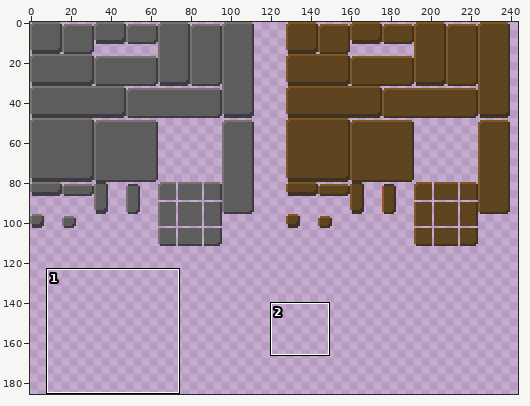
Pixel-art file: Sprites Projects/ui.tilemap.aseprite. The picture above shows the old version from afar; the outline marks the close-up.
Close-up. Earlier state:
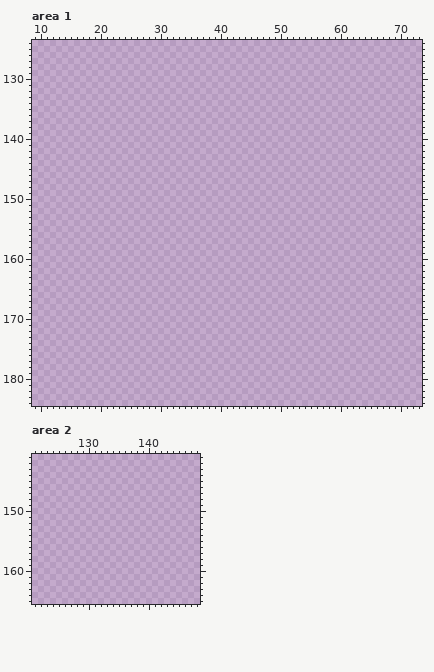
256x256 pixels, 1 frame. Shown: area 1: x 9..73, y 124..184; area 2: x 121..148, y 141..165. The wide view leaves out empty margins.
And afterwards:
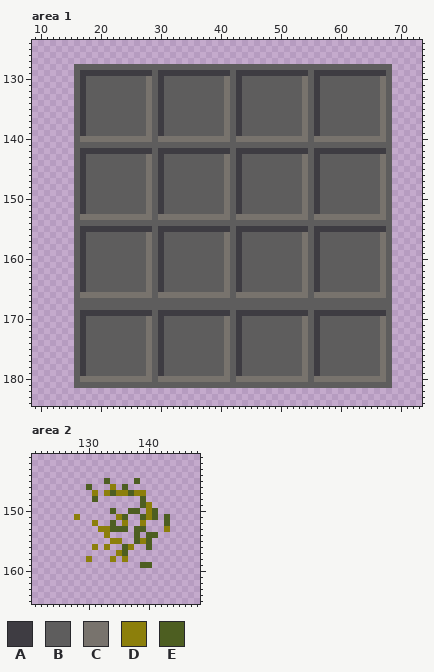
Palette (. is transparent): A #3e3c42  B #5e5d5d  C #78736d  D #8c7f0b  E #4d5e21
Change:
--- area 1
@@ x 9..73 @@
 127 .................................................................
-128 .................................................................
-129 .................................................................
-130 .................................................................
-131 .................................................................
-132 .................................................................
-133 .................................................................
-134 .................................................................
-135 .................................................................
-136 .................................................................
-137 .................................................................
-138 .................................................................
-139 .................................................................
-140 .................................................................
-141 .................................................................
-142 .................................................................
-143 .................................................................
-144 .................................................................
-145 .................................................................
-146 .................................................................
-147 .................................................................
-148 .................................................................
-149 .................................................................
-150 .................................................................
-151 .................................................................
-152 .................................................................
-153 .................................................................
-154 .................................................................
-155 .................................................................
-156 .................................................................
-157 .................................................................
-158 .................................................................
-159 .................................................................
-160 .................................................................
-161 .................................................................
-162 .................................................................
-163 .................................................................
-164 .................................................................
-165 .................................................................
-166 .................................................................
-167 .................................................................
-168 .................................................................
-169 .................................................................
-170 .................................................................
-171 .................................................................
-172 .................................................................
-173 .................................................................
-174 .................................................................
-175 .................................................................
-176 .................................................................
-177 .................................................................
-178 .................................................................
-179 .................................................................
-180 .................................................................
-181 .................................................................
+128 .......BBBBBBBBBBBBBBBBBBBBBBBBBBBBBBBBBBBBBBBBBBBBBBBBBBBBB.....
+129 .......BAAAAAAAAAAAABAAAAAAAAAAAABAAAAAAAAAAAABAAAAAAAAAAAAB.....
+130 .......BABBBBBBBBBBCBABBBBBBBBBBCBABBBBBBBBBBCBABBBBBBBBBBCB.....
+131 .......BABBBBBBBBBBCBABBBBBBBBBBCBABBBBBBBBBBCBABBBBBBBBBBCB.....
+132 .......BABBBBBBBBBBCBABBBBBBBBBBCBABBBBBBBBBBCBABBBBBBBBBBCB.....
+133 .......BABBBBBBBBBBCBABBBBBBBBBBCBABBBBBBBBBBCBABBBBBBBBBBCB.....
+134 .......BABBBBBBBBBBCBABBBBBBBBBBCBABBBBBBBBBBCBABBBBBBBBBBCB.....
+135 .......BABBBBBBBBBBCBABBBBBBBBBBCBABBBBBBBBBBCBABBBBBBBBBBCB.....
+136 .......BABBBBBBBBBBCBABBBBBBBBBBCBABBBBBBBBBBCBABBBBBBBBBBCB.....
+137 .......BABBBBBBBBBBCBABBBBBBBBBBCBABBBBBBBBBBCBABBBBBBBBBBCB.....
+138 .......BABBBBBBBBBBCBABBBBBBBBBBCBABBBBBBBBBBCBABBBBBBBBBBCB.....
+139 .......BABBBBBBBBBBCBABBBBBBBBBBCBABBBBBBBBBBCBABBBBBBBBBBCB.....
+140 .......BCCCCCCCCCCCCBCCCCCCCCCCCCBCCCCCCCCCCCCBCCCCCCCCCCCCB.....
+141 .......BBBBBBBBBBBBBBBBBBBBBBBBBBBBBBBBBBBBBBBBBBBBBBBBBBBBB.....
+142 .......BAAAAAAAAAAAABAAAAAAAAAAAABAAAAAAAAAAAABAAAAAAAAAAAAB.....
+143 .......BABBBBBBBBBBCBABBBBBBBBBBCBABBBBBBBBBBCBABBBBBBBBBBCB.....
+144 .......BABBBBBBBBBBCBABBBBBBBBBBCBABBBBBBBBBBCBABBBBBBBBBBCB.....
+145 .......BABBBBBBBBBBCBABBBBBBBBBBCBABBBBBBBBBBCBABBBBBBBBBBCB.....
+146 .......BABBBBBBBBBBCBABBBBBBBBBBCBABBBBBBBBBBCBABBBBBBBBBBCB.....
+147 .......BABBBBBBBBBBCBABBBBBBBBBBCBABBBBBBBBBBCBABBBBBBBBBBCB.....
+148 .......BABBBBBBBBBBCBABBBBBBBBBBCBABBBBBBBBBBCBABBBBBBBBBBCB.....
+149 .......BABBBBBBBBBBCBABBBBBBBBBBCBABBBBBBBBBBCBABBBBBBBBBBCB.....
+150 .......BABBBBBBBBBBCBABBBBBBBBBBCBABBBBBBBBBBCBABBBBBBBBBBCB.....
+151 .......BABBBBBBBBBBCBABBBBBBBBBBCBABBBBBBBBBBCBABBBBBBBBBBCB.....
+152 .......BABBBBBBBBBBCBABBBBBBBBBBCBABBBBBBBBBBCBABBBBBBBBBBCB.....
+153 .......BCCCCCCCCCCCCBCCCCCCCCCCCCBCCCCCCCCCCCCBCCCCCCCCCCCCB.....
+154 .......BBBBBBBBBBBBBBBBBBBBBBBBBBBBBBBBBBBBBBBBBBBBBBBBBBBBB.....
+155 .......BAAAAAAAAAAAABAAAAAAAAAAAABAAAAAAAAAAAABAAAAAAAAAAAAB.....
+156 .......BABBBBBBBBBBCBABBBBBBBBBBCBABBBBBBBBBBCBABBBBBBBBBBCB.....
+157 .......BABBBBBBBBBBCBABBBBBBBBBBCBABBBBBBBBBBCBABBBBBBBBBBCB.....
+158 .......BABBBBBBBBBBCBABBBBBBBBBBCBABBBBBBBBBBCBABBBBBBBBBBCB.....
+159 .......BABBBBBBBBBBCBABBBBBBBBBBCBABBBBBBBBBBCBABBBBBBBBBBCB.....
+160 .......BABBBBBBBBBBCBABBBBBBBBBBCBABBBBBBBBBBCBABBBBBBBBBBCB.....
+161 .......BABBBBBBBBBBCBABBBBBBBBBBCBABBBBBBBBBBCBABBBBBBBBBBCB.....
+162 .......BABBBBBBBBBBCBABBBBBBBBBBCBABBBBBBBBBBCBABBBBBBBBBBCB.....
+163 .......BABBBBBBBBBBCBABBBBBBBBBBCBABBBBBBBBBBCBABBBBBBBBBBCB.....
+164 .......BABBBBBBBBBBCBABBBBBBBBBBCBABBBBBBBBBBCBABBBBBBBBBBCB.....
+165 .......BABBBBBBBBBBCBABBBBBBBBBBCBABBBBBBBBBBCBABBBBBBBBBBCB.....
+166 .......BCCCCCCCCCCCCBCCCCCCCCCCCCBCCCCCCCCCCCCBCCCCCCCCCCCCB.....
+167 .......BBBBBBBBBBBBBBBBBBBBBBBBBBBBBBBBBBBBBBBBBBBBBBBBBBBBB.....
+168 .......BBBBBBBBBBBBBBBBBBBBBBBBBBBBBBBBBBBBBBBBBBBBBBBBBBBBB.....
+169 .......BAAAAAAAAAAAABAAAAAAAAAAAABAAAAAAAAAAAABAAAAAAAAAAAAB.....
+170 .......BABBBBBBBBBBCBABBBBBBBBBBCBABBBBBBBBBBCBABBBBBBBBBBCB.....
+171 .......BABBBBBBBBBBCBABBBBBBBBBBCBABBBBBBBBBBCBABBBBBBBBBBCB.....
+172 .......BABBBBBBBBBBCBABBBBBBBBBBCBABBBBBBBBBBCBABBBBBBBBBBCB.....
+173 .......BABBBBBBBBBBCBABBBBBBBBBBCBABBBBBBBBBBCBABBBBBBBBBBCB.....
+174 .......BABBBBBBBBBBCBABBBBBBBBBBCBABBBBBBBBBBCBABBBBBBBBBBCB.....
+175 .......BABBBBBBBBBBCBABBBBBBBBBBCBABBBBBBBBBBCBABBBBBBBBBBCB.....
+176 .......BABBBBBBBBBBCBABBBBBBBBBBCBABBBBBBBBBBCBABBBBBBBBBBCB.....
+177 .......BABBBBBBBBBBCBABBBBBBBBBBCBABBBBBBBBBBCBABBBBBBBBBBCB.....
+178 .......BABBBBBBBBBBCBABBBBBBBBBBCBABBBBBBBBBBCBABBBBBBBBBBCB.....
+179 .......BABBBBBBBBBBCBABBBBBBBBBBCBABBBBBBBBBBCBABBBBBBBBBBCB.....
+180 .......BCCCCCCCCCCCCBCCCCCCCCCCCCBCCCCCCCCCCCCBCCCCCCCCCCCCB.....
+181 .......BBBBBBBBBBBBBBBBBBBBBBBBBBBBBBBBBBBBBBBBBBBBBBBBBBBBB.....
 182 .................................................................
--- area 2
@@ x 121..148 @@
 144 ............................
-145 ............................
-146 ............................
-147 ............................
-148 ............................
-149 ............................
-150 ............................
-151 ............................
-152 ............................
-153 ............................
-154 ............................
-155 ............................
-156 ............................
-157 ............................
-158 ............................
-159 ............................
+145 ............E....E..........
+146 .........E...D.E............
+147 ..........D.DEDDEDD.........
+148 ..........E.......E.........
+149 ..................ED........
+150 .............E..EE.DE.......
+151 .......D......DE..EDE.E.....
+152 ..........D..E.D..D...E.....
+153 ...........DDEEE.EE...D.....
+154 ............D....E.EE.......
+155 .............DD..EDE........
+156 ..........D.D..ED..E........
+157 ..............DE............
+158 .........D...D.D............
+159 ..................EE........
 160 ............................
Boxes around the changes in both close-ups, in picture pixels (x1, y1, x2, y2):
added: (74, 64, 392, 388)
added: (74, 478, 170, 568)
